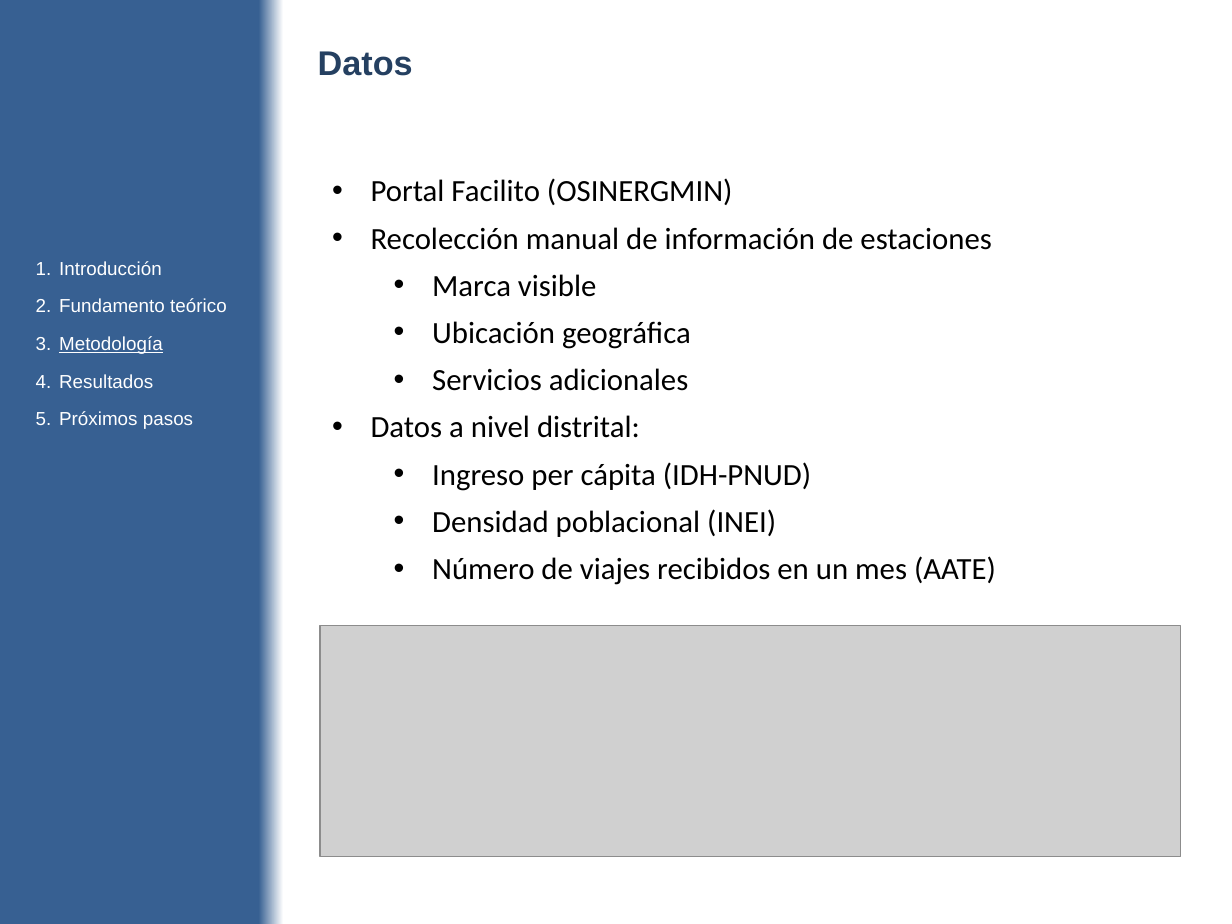
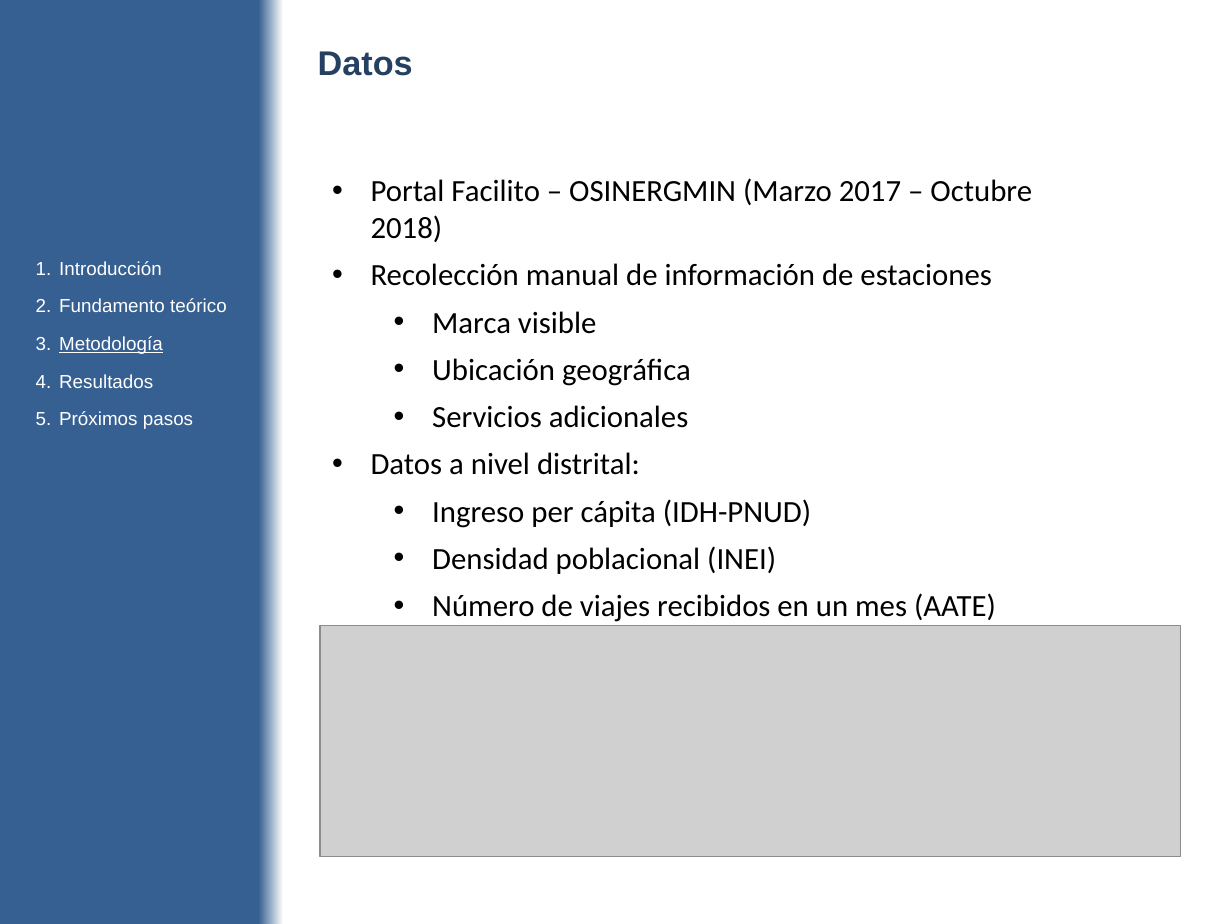
Before and after one commit to diegouriarte/masther-thesis, a slide deck: slide 17 of doc/avance-parcial.pptx. Drawn at 1232x924 pixels with LibreOffice and Linux fonts; fonts in the diff are those of the drawing; grey boxes stand for pictures. Boxes give left, top, right and bottom in pixels: in the first picture for what was removed or moved away, otherwise in the second. Text is boxed around its words. In the diff, an @@ line names an element or a change of style, - is before the commit and + after.

```diff
--- a/doc/avance-parcial.pptx
+++ b/doc/avance-parcial.pptx
@@ text at box(371, 178, 1032, 242): text changed @@
-• Portal Facilito (OSINERGMIN)
+• Portal Facilito – OSINERGMIN (Marzo 2017 – Octubre 2018)
```
Also in this commit, not shown: 9 other slides changed, 2 other files.
